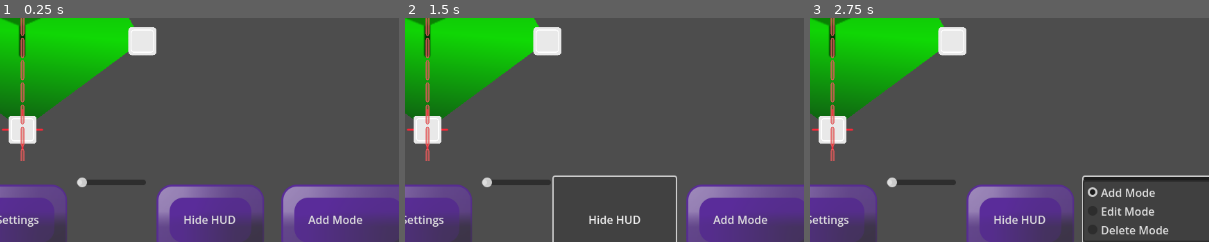
Above: before the commit, frames 1-3 (left to right).
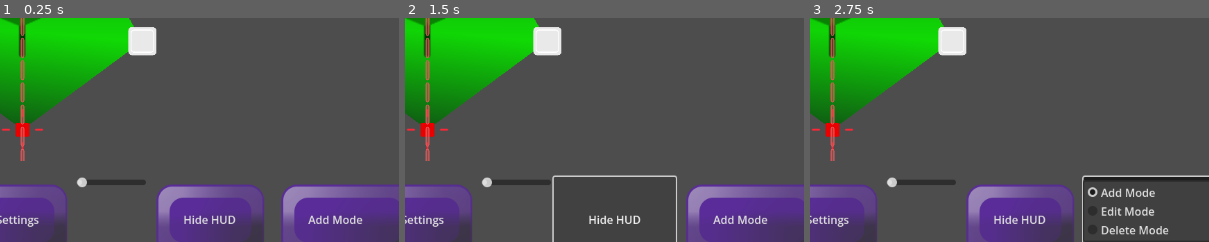
Above: after the commit, the same moments.

Repository: LettucePie/persephone
Game: Godot game, scene res://design/leafmaker.tscn
Same seed, same stepped clock (60 frames per second), same inputs: the game is played once before the commit and once after it.
Inputs:
- Up to frame 1 (0.25 s): no input
- Up to frame 2 (1.5 s): click "Symmetry Toggle" at 0.5 s; click "Hide HUD" at 1.25 s
- Up to frame 3 (2.75 s): click "Add Mode" at 2 s
The pictures show only the part of the screen within x 47-97%, y 50-100%; the shares and areas given below are measured in that part.

The runs differ from the first frame. In frame 1, 0.9% of the frame differs, in the area x 2-10%, y 43-57%; in frame 2, 0.9%; in frame 3, 0.9%.

Commit message:
Made origin point more distinguishable

Diff:
--- a/design/leafmaker_canvas.gd
+++ b/design/leafmaker_canvas.gd
@@ -248,6 +248,9 @@
 	node_vis.texture = square_node_tex
 	node_vis.position = pos
 	node_vis.scale = node_scale
+	if pos == leaf_origin.position:
+		node_vis.modulate = Color.RED
+		node_vis.scale *= 0.5
 	self.add_child(node_vis)
 	leaf_curve.add_point(pos, Vector2.ZERO, Vector2.ZERO, idx)
 	var curve_index = idx
